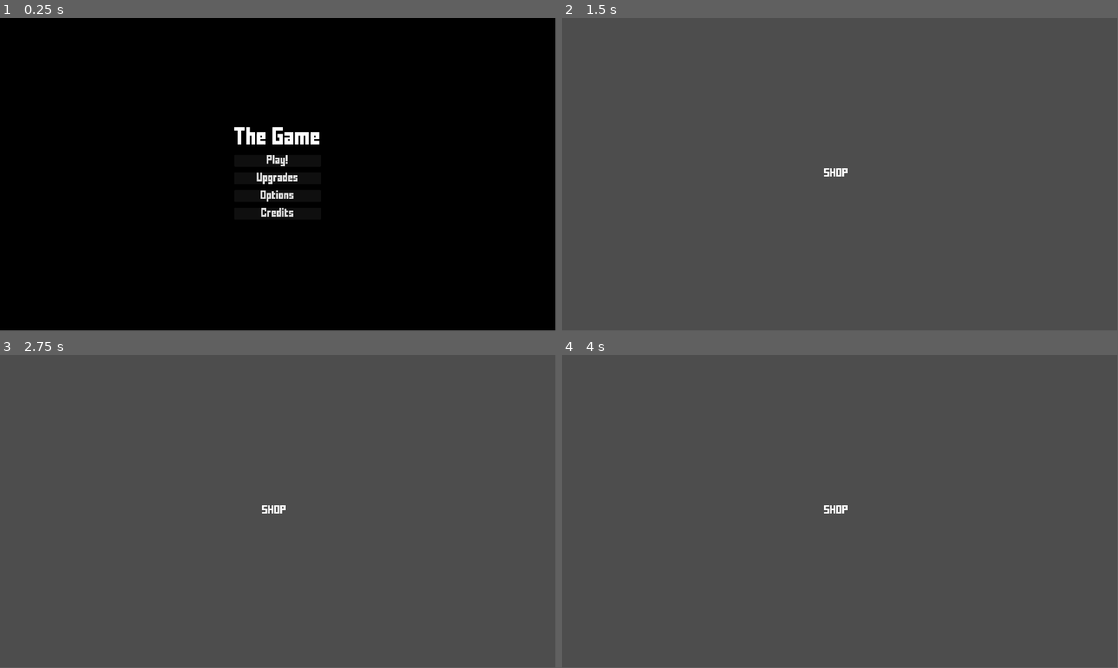
Above: before the commit, frames 1-4 (two rows, left to right).
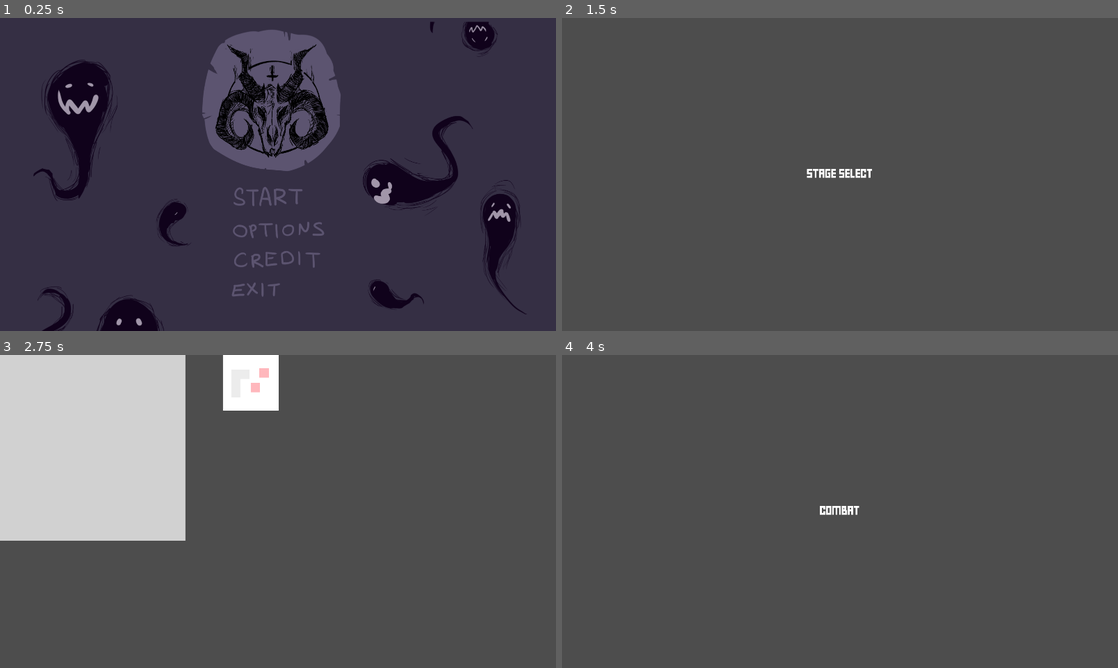
Above: after the commit, the same moments.

Repository: rrebane/ld-54-chelys
Game: Godot game, scene res://ui/main_menu.tscn
Same seed, same stepped clock (60 frames per second), same inputs: the game is played once before the commit and once after it.
Inputs (mouse positions are in pixels of both pictures, inside the frame that each line leads up to):
- Up to frame 1 (0.25 s): no input
- Up to frame 2 (1.5 s): click (840, 196) at 0.52 s; tap Enter at 1.25 s; move the mouse to (962, 158) at 1.27 s; click (962, 158) at 1.42 s
- Up to frame 3 (2.75 s): tap Space (debug_combat_phase) at 2 s; move the mouse to (166, 527) at 2.02 s; click (166, 527) at 2.17 s
- Up to frame 4 (4 s): tap Enter at 2.75 s; move the mouse to (895, 442) at 2.77 s; click (895, 442) at 2.92 s; tap Space (debug_combat_phase) at 3.5 s; move the mouse to (812, 574) at 3.52 s; click (812, 574) at 3.67 s
In our replay, the window is 799x449 before the commit and 800x450 after it. These sizes can differ from the game's own. Grey fills any space a smaller window leaves; there, only what the larger window draws over its background counts as a difference.

The runs differ from the first frame. In frame 1, 98% of the frame differs, in the area x 0-100%, y 0-100%; in frame 2, 0.2%; in frame 3, 22%; in frame 4, 0.1%.
Error after the commit: Attempt to call function 'hide' in base 'null instance' on a null instance. (res://scenes/backpack.gd:16)

Commit message:
Start menu screen

Diff:
--- a/project.godot
+++ b/project.godot
@@ -26,8 +26,10 @@
 
 window/size/viewport_width=1920
 window/size/viewport_height=1080
-window/size/mode=3
-window/size/initial_position_type=2
+window/size/mode=2
+window/size/initial_position_type=0
+window/stretch/mode="viewport"
+window/stretch/aspect="keep_width"
 
 [input]
 
--- a/ui/Button.gd
+++ b/ui/Button.gd
@@ -1,4 +1,4 @@
-extends Button
+extends TextureButton
 class_name  MainMenuButton
 
 @export var pressed_sound : AudioStream
--- /dev/null
+++ b/ui/OptionsButton.gd
@@ -0,0 +1,5 @@
+extends MainMenuButton
+
+func on_pressed():
+	EventsBus.play_sfx.emit(pressed_sound)
+	SceneSwitcher.goto_scene("res://scenes/ui/options.tscn")
--- a/ui/main_menu.tscn
+++ b/ui/main_menu.tscn
@@ -1,26 +1,36 @@
-[gd_scene load_steps=8 format=3 uid="uid://lp34cu5pjyah"]
+[gd_scene load_steps=14 format=3 uid="uid://lp34cu5pjyah"]
 
-[ext_resource type="Theme" uid="uid://b1rse5hojok5d" path="res://assets/ui_themes/Default.tres" id="1_u4u3q"]
+[ext_resource type="Texture2D" uid="uid://bh2e0t8mekwh8" path="res://assets/start_screen/START_BACKROUND.png" id="1_tvmi2"]
+[ext_resource type="Texture2D" uid="uid://co1m0yvf28sia" path="res://assets/start_screen/START_GHOST.png" id="2_2mvfh"]
 [ext_resource type="Script" path="res://ui/StartButton.gd" id="2_cgyle"]
-[ext_resource type="AudioStream" uid="uid://dd7kmgwlqs6vf" path="res://assets/sfx/blip.wav" id="3_w2mim"]
-[ext_resource type="AudioStream" uid="uid://trs7p5574fea" path="res://assets/sfx/confirm_1.wav" id="4_hc7hk"]
+[ext_resource type="Texture2D" uid="uid://du4m265thuf61" path="res://assets/start_screen/START_LOGO.png" id="3_fhdp2"]
+[ext_resource type="Texture2D" uid="uid://m67pfyff54u" path="res://assets/start_screen/START.png" id="5_jq7gy"]
+[ext_resource type="Texture2D" uid="uid://cdle70aaixekl" path="res://assets/start_screen/EXIT.png" id="7_4t0x5"]
+[ext_resource type="Texture2D" uid="uid://dfe73nfyr3fuq" path="res://assets/start_screen/OPTIONS.png" id="8_cbcg5"]
+[ext_resource type="Script" path="res://ui/OptionsButton.gd" id="8_kxhut"]
+[ext_resource type="Texture2D" uid="uid://cv0j4sl5rgv7y" path="res://assets/start_screen/CREDIT.png" id="10_vsgud"]
 
-[sub_resource type="Gradient" id="Gradient_8jedg"]
-offsets = PackedFloat32Array(1)
-colors = PackedColorArray(0, 0, 0, 1)
-
-[sub_resource type="GradientTexture2D" id="GradientTexture2D_24ywf"]
-gradient = SubResource("Gradient_8jedg")
-
-[sub_resource type="GDScript" id="GDScript_m4oab"]
-resource_name = "MainMenuOptions"
+[sub_resource type="GDScript" id="GDScript_ewaxt"]
+resource_name = "Quit"
 script/source = "extends MainMenuButton
 
 func on_pressed():
-	EventsBus.play_sfx.emit(pressed_sound)
-	SceneSwitcher.goto_scene(\"res://scenes/shop.tscn\")
-	pass # Replace with function body.
+	get_tree().quit()
 "
+
+[sub_resource type="Animation" id="Animation_qdr63"]
+resource_name = "idle"
+length = 4.0
+loop_mode = 1
+
+[sub_resource type="Animation" id="Animation_m3pgr"]
+length = 0.001
+
+[sub_resource type="AnimationLibrary" id="AnimationLibrary_polan"]
+_data = {
+"RESET": SubResource("Animation_m3pgr"),
+"idle": SubResource("Animation_qdr63")
+}
 
 [node name="MainMenu" type="Control"]
 layout_mode = 3
@@ -37,65 +47,69 @@
 anchor_bottom = 1.0
 grow_horizontal = 2
 grow_vertical = 2
-texture = SubResource("GradientTexture2D_24ywf")
+texture = ExtResource("1_tvmi2")
 
-[node name="MarginContainer" type="MarginContainer" parent="."]
+[node name="TextureRect2" type="TextureRect" parent="."]
 layout_mode = 1
 anchors_preset = 15
 anchor_right = 1.0
 anchor_bottom = 1.0
+offset_top = 13.3471
+offset_bottom = 13.3472
 grow_horizontal = 2
 grow_vertical = 2
-theme_override_constants/margin_left = 20
-theme_override_constants/margin_top = 20
-theme_override_constants/margin_right = 20
-theme_override_constants/margin_bottom = 20
+texture = ExtResource("2_2mvfh")
 
-[node name="VBoxContainer2" type="VBoxContainer" parent="MarginContainer"]
-layout_mode = 2
+[node name="TextureRect3" type="TextureRect" parent="."]
+layout_mode = 1
+anchors_preset = 15
+anchor_right = 1.0
+anchor_bottom = 1.0
+offset_top = -1.86935
+offset_bottom = -1.86938
+grow_horizontal = 2
+grow_vertical = 2
+texture = ExtResource("3_fhdp2")
+
+[node name="VBoxContainer" type="VBoxContainer" parent="."]
+layout_mode = 1
+anchors_preset = 7
+anchor_left = 0.5
+anchor_top = 1.0
+anchor_right = 0.5
+anchor_bottom = 1.0
+offset_left = -173.0
+offset_top = -506.0
+offset_right = 173.0
+offset_bottom = -105.0
+grow_horizontal = 2
+grow_vertical = 0
 size_flags_horizontal = 4
 size_flags_vertical = 4
+theme_override_constants/separation = 20
+alignment = 1
 
-[node name="MarginContainer" type="MarginContainer" parent="MarginContainer/VBoxContainer2"]
+[node name="TextureButton" type="TextureButton" parent="VBoxContainer"]
 layout_mode = 2
-size_flags_horizontal = 4
-theme_override_constants/margin_bottom = 20
+texture_normal = ExtResource("5_jq7gy")
+script = ExtResource("2_cgyle")
 
-[node name="Label" type="Label" parent="MarginContainer/VBoxContainer2/MarginContainer"]
+[node name="TextureButton2" type="TextureButton" parent="VBoxContainer"]
 layout_mode = 2
-theme = ExtResource("1_u4u3q")
-theme_override_font_sizes/font_size = 48
-text = "The Game"
+texture_normal = ExtResource("8_cbcg5")
+script = ExtResource("8_kxhut")
 
-[node name="VBoxContainer" type="VBoxContainer" parent="MarginContainer/VBoxContainer2"]
+[node name="TextureButton3" type="TextureButton" parent="VBoxContainer"]
 layout_mode = 2
-size_flags_vertical = 4
-theme_override_constants/separation = 20
+texture_normal = ExtResource("10_vsgud")
 
-[node name="Button" type="Button" parent="MarginContainer/VBoxContainer2/VBoxContainer"]
+[node name="TextureButton4" type="TextureButton" parent="VBoxContainer"]
 layout_mode = 2
-theme = ExtResource("1_u4u3q")
-text = "Play!"
-script = ExtResource("2_cgyle")
-pressed_sound = ExtResource("3_w2mim")
+texture_normal = ExtResource("7_4t0x5")
+script = SubResource("GDScript_ewaxt")
 
-[node name="Button2" type="Button" parent="MarginContainer/VBoxContainer2/VBoxContainer"]
-layout_mode = 2
-theme = ExtResource("1_u4u3q")
-text = "Upgrades"
-script = SubResource("GDScript_m4oab")
-pressed_sound = ExtResource("4_hc7hk")
-
-[node name="Button3" type="Button" parent="MarginContainer/VBoxContainer2/VBoxContainer"]
-layout_mode = 2
-theme = ExtResource("1_u4u3q")
-text = "Options"
-script = SubResource("GDScript_m4oab")
-pressed_sound = ExtResource("4_hc7hk")
-
-[node name="Button4" type="Button" parent="MarginContainer/VBoxContainer2/VBoxContainer"]
-layout_mode = 2
-theme = ExtResource("1_u4u3q")
-text = "Credits"
-script = SubResource("GDScript_m4oab")
-pressed_sound = ExtResource("4_hc7hk")
+[node name="AnimationPlayer" type="AnimationPlayer" parent="."]
+autoplay = "idle"
+libraries = {
+"": SubResource("AnimationLibrary_polan")
+}
Binary file added: assets/start_screen/CREDIT.png
Not shown, added: assets/start_screen/CREDIT.png.import
Binary file added: assets/start_screen/EXIT.png
Not shown, added: assets/start_screen/EXIT.png.import
Binary file added: assets/start_screen/OPTIONS.png
Not shown, added: assets/start_screen/OPTIONS.png.import
Binary file added: assets/start_screen/START.png
Not shown, added: assets/start_screen/START.png.import
Binary file added: assets/start_screen/START_BACKROUND.png
Not shown, added: assets/start_screen/START_BACKROUND.png.import
Binary file added: assets/start_screen/START_GHOST.png
Not shown, added: assets/start_screen/START_GHOST.png.import
(and 4 more such lines)
